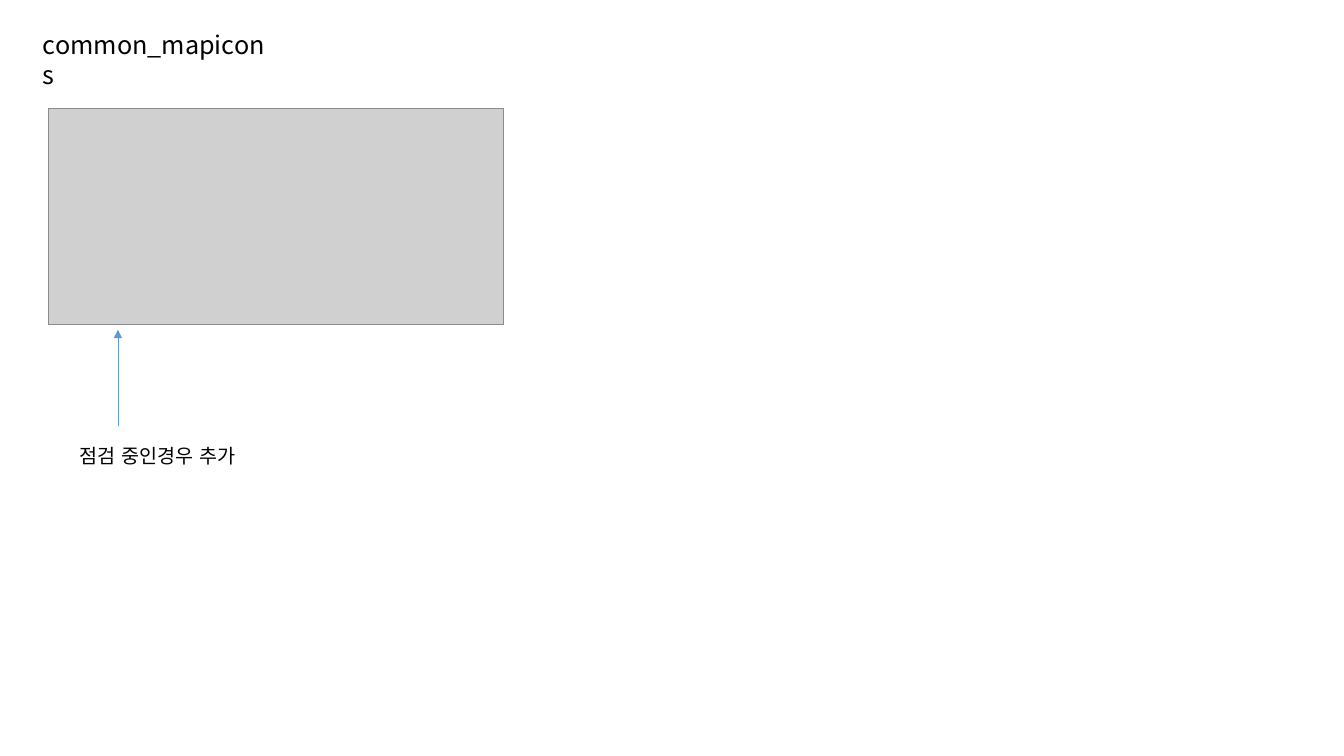
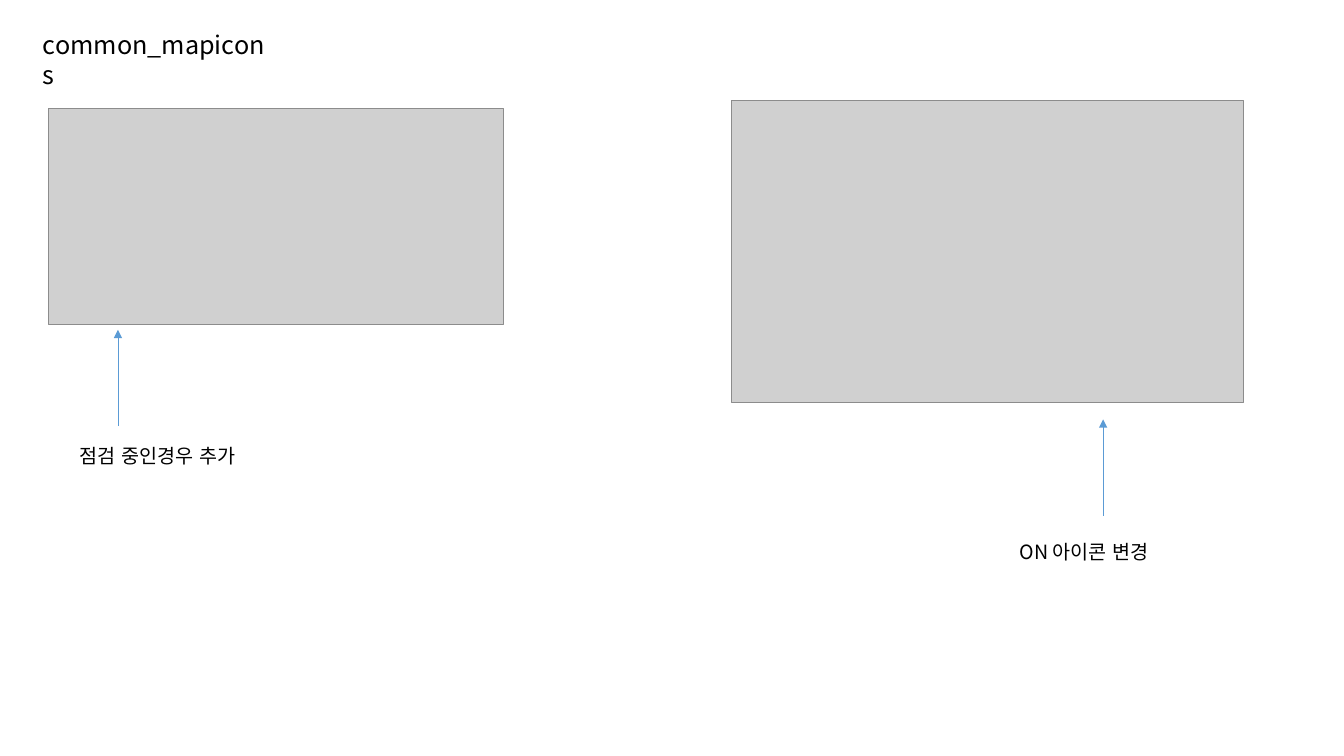
Before and after one commit to jeoungGyy/sejong, a slide deck: slide 1 of ppt/05-25.pptx. Drawn at 1344x756 pixels with LibreOffice and Linux fonts; fonts in the diff are those of the drawing; grey boxes stand for pictures. Boxes give left, top, right and bottom in pixels: in the first picture for what was removed or moved away, otherwise in the second. Text is boxed around its words. In the diff, an @@ line names an element or a change of style, - is before the commit and + after.

Commit message:
마커 수정 및 아이콘 추가

```diff
--- a/ppt/05-25.pptx
+++ b/ppt/05-25.pptx
@@ picture added at (732, 100, 1243, 402) @@
@@ arrow added from (1103, 516) to (1103, 419), #5B9BD5 0.5 pt @@
@@ text added at (1020, 542, 1148, 561), 14 pt, text #000000 @@
+ON 아이콘 변경
```
Also in this commit, not shown: 1 slide added, 14 other files.
